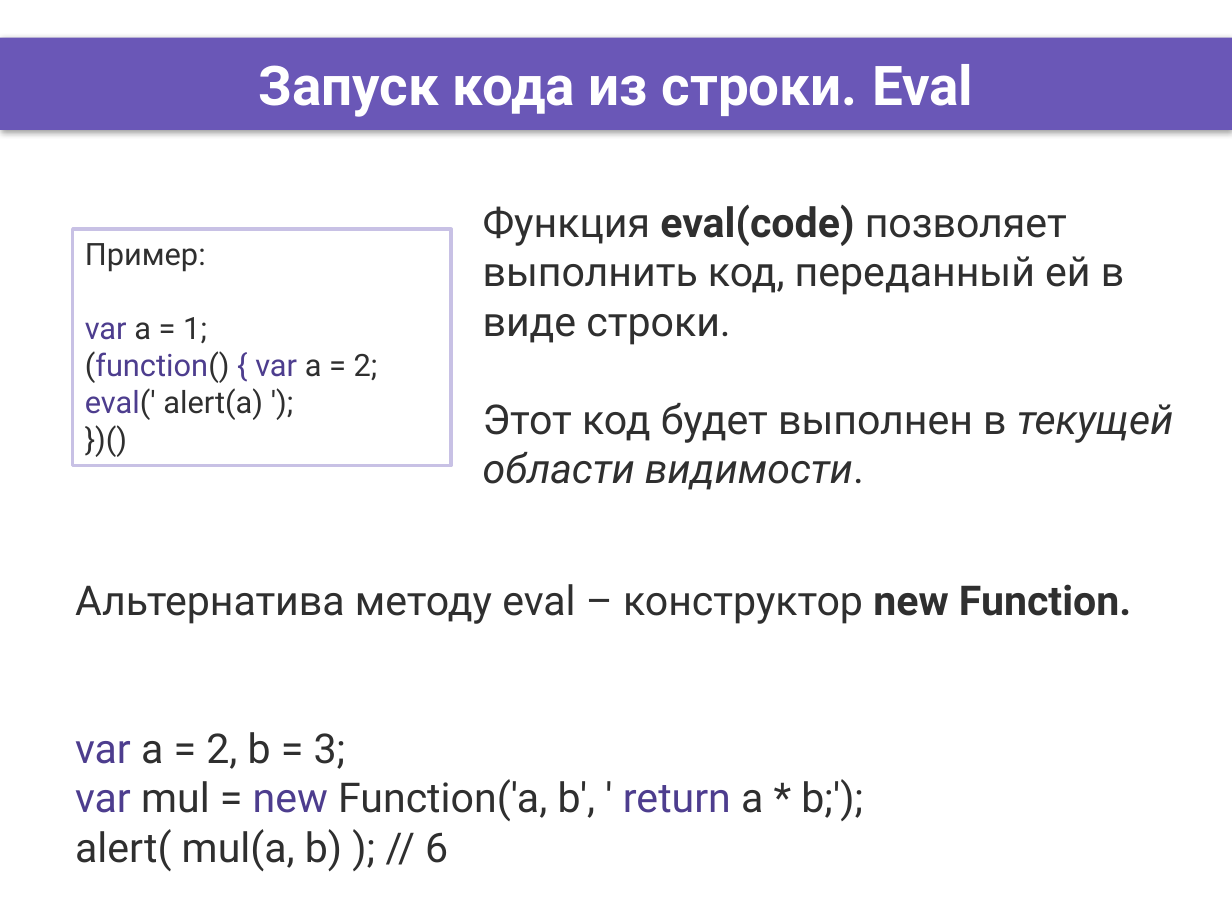
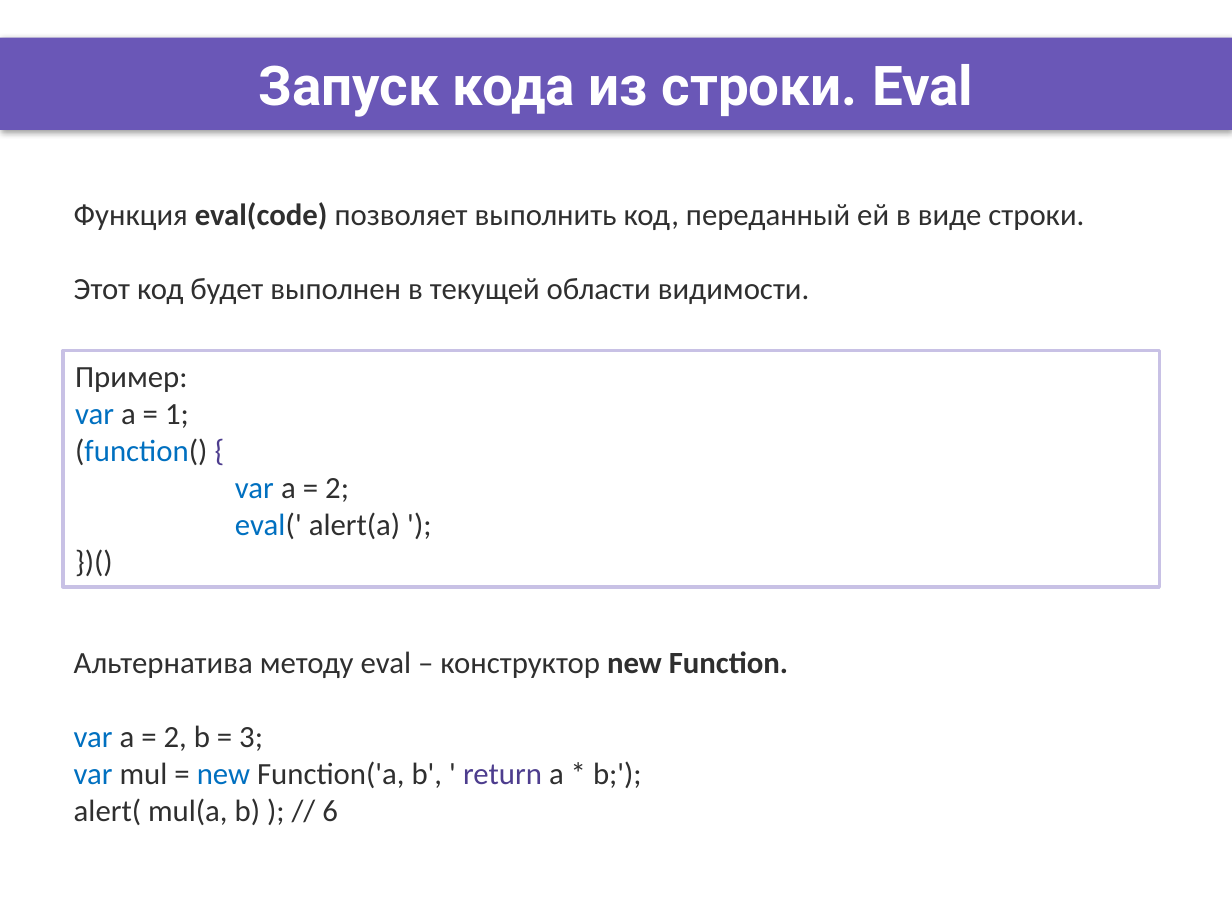
Before and after one commit to DinamickaDevelopment/ignite, a slide deck: slide 5 of JS/005_lesson/Presentation/Other_Js_possibilities.pptx. Drawn at 1232x924 pixels with LibreOffice and Linux fonts; fonts in the diff are those of the drawing; background and template pictures are left out. Boxes give left, top, right and bottom in pixels: in the first picture for what was removed or moved away, otherwise in the second. Text is boxed around its words. In the diff, an @@ line names an element or a change of style, - is before the commit and + after.

```diff
--- a/JS/005_lesson/Presentation/Other_Js_possibilities.pptx
+++ b/JS/005_lesson/Presentation/Other_Js_possibilities.pptx
@@ text "Функция eval(code) позволяет выполнить код, ...": place and size @@
-text "Функция eval(code) позволяет выполнить код, ..." at <box>483,205,1173,490</box>
+text "Функция eval(code) позволяет выполнить код, ..." at <box>74,202,1084,304</box>
@@ text "Функция eval(code) позволяет выполнить код, ..." at <box>74,202,1084,304</box>: size 24 to 18 pt, font Roboto to Calibri; italic off in "текущей области видимости." @@
@@ rectangle "Пример:": place and size @@
-rectangle "Пример:" at <box>73,229,451,466</box>
+rectangle "Пример:" at <box>63,351,1159,588</box>
@@ text in rectangle at <box>75,367,189,428</box>: font Roboto to Calibri in "Пример:", "var a = 1;", "})()"; text colour #4D3D8E to #0070C0 in "var" @@
@@ text in rectangle at <box>75,438,401,539</box>: text changed; font Roboto to Calibri @@
-(function() { var a = 2; eval(' alert(a) ');
+(function() {
+var a = 2;
+eval(' alert(a) ');
@@ text "Альтернатива методу eval – конструктор ...": place and size @@
-text "Альтернатива методу eval – конструктор ..." at <box>75,584,1131,871</box>
+text "Альтернатива методу eval – конструктор ..." at <box>74,651,788,825</box>
@@ text "Альтернатива методу eval – конструктор ..." at <box>74,651,788,825</box>: size 24 to 18 pt, font Roboto to Calibri; text colour #4D3D8E to #0070C0 in "var", "var new" @@
```
Also in this commit, not shown: 5 other slides changed, 10 other files.
